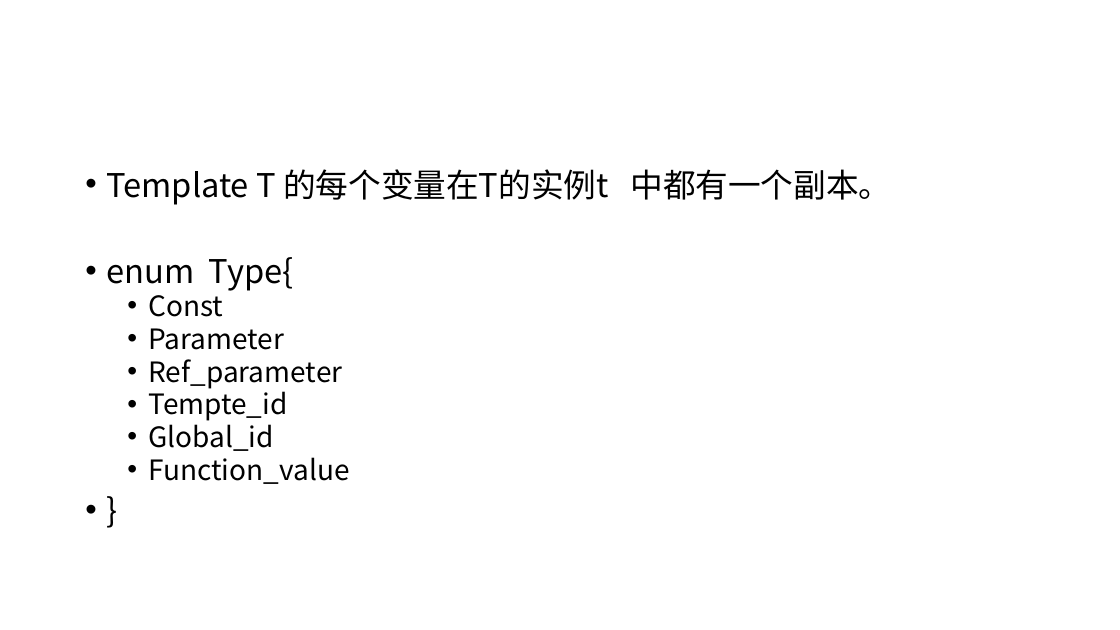
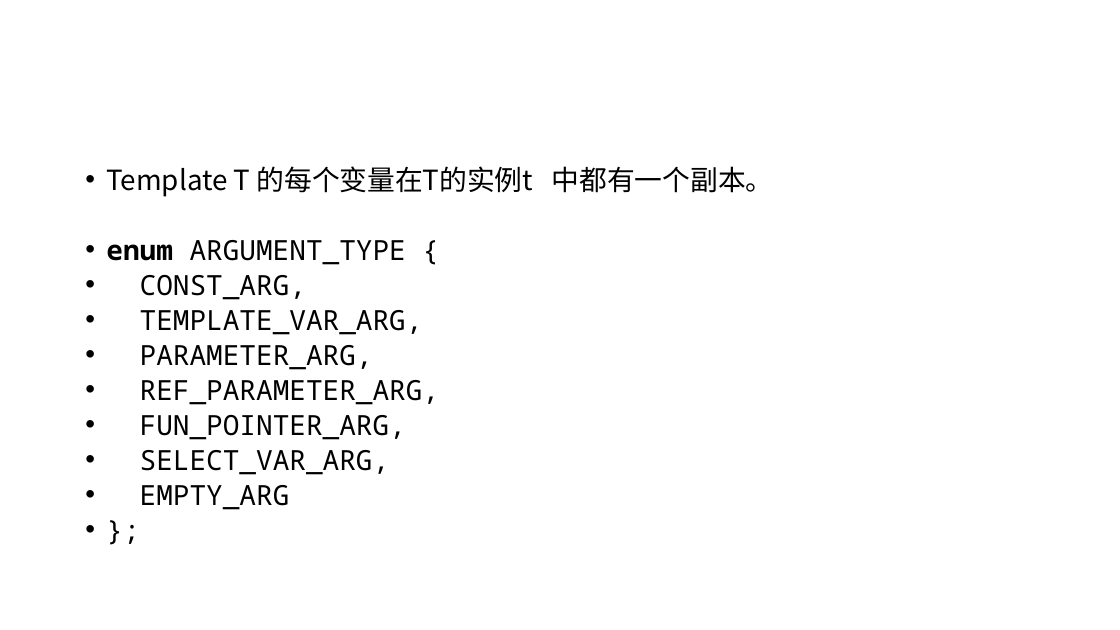
Before and after one commit to djuanbei/graphmodel, a slide deck: slide 7 of Graph model.pptx. Drawn at 1120x630 pixels with LibreOffice and Linux fonts; fonts in the diff are those of the drawing. Boxes give left, top, right and bottom in pixels: in the first picture for what was removed or moved away, otherwise in the second. Text is boxed around its words. In the diff, an @@ line names an element or a change of style, - is before the commit and + after.

```diff
--- a/Graph model.pptx
+++ b/Graph model.pptx
@@ text at [106,166,774,197]: size 28 to 23.8 pt in "Template T 的每个变量在T的实例t 中都有一个副本。"; line spacing 0.8 to 0.7 @@
@@ text at [106,240,440,510]: text changed; size 24 to 23.8 pt; font Noto Sans CJK SC to Noto Sans Mono @@
-• enum Type{
-  • Const
-  • Parameter
-  • Ref_parameter
-  • Tempte_id
-  • Global_id
-  • Function_value
-• }
+• enum ARGUMENT_TYPE {
+• CONST_ARG,
+• TEMPLATE_VAR_ARG,
+• PARAMETER_ARG,
+• REF_PARAMETER_ARG,
+• FUN_POINTER_ARG,
+• SELECT_VAR_ARG,
+• EMPTY_ARG
+• };
```
Also in this commit, not shown: 53 other files.
